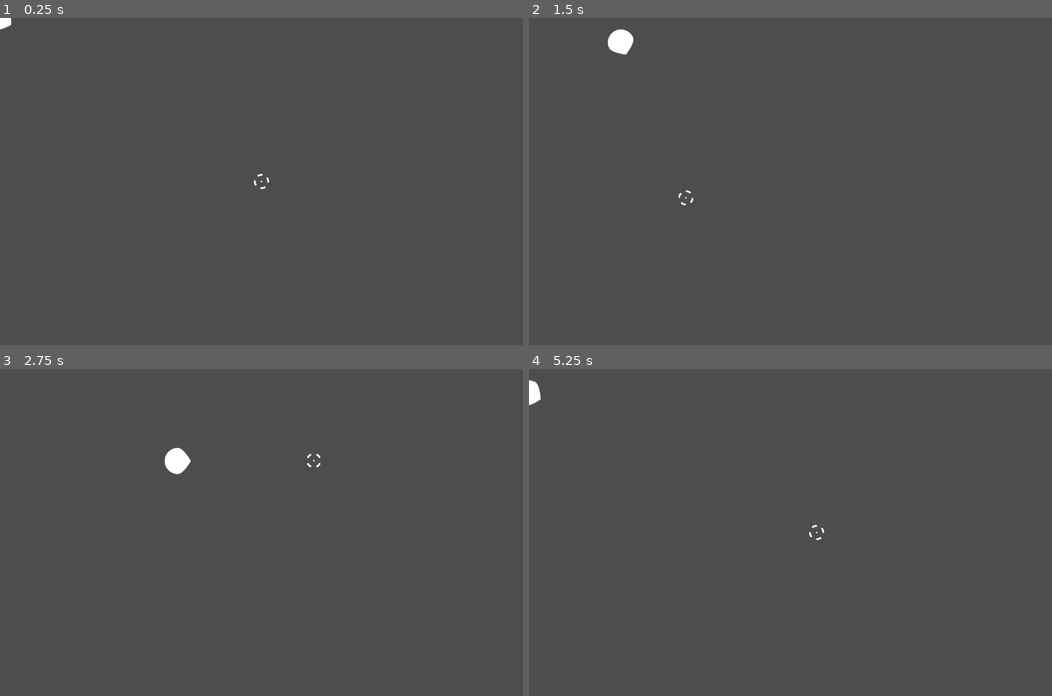
Above: before the commit, frames 1-4 (two rows, left to right).
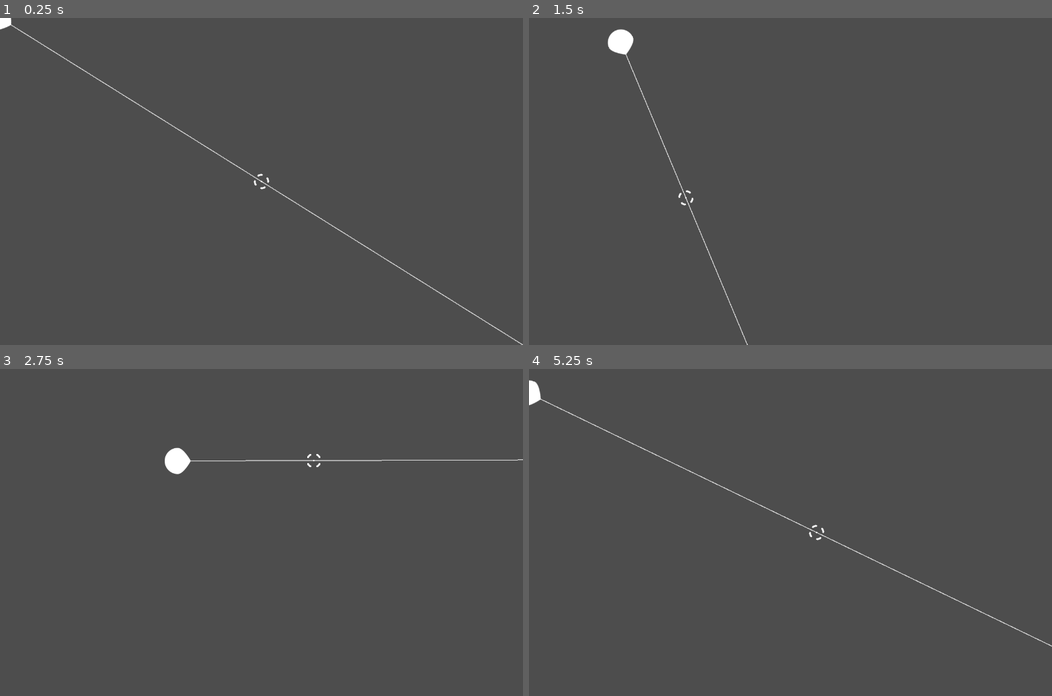
Above: after the commit, the same moments.

Repository: uvmain/zapfour
Game: Godot game, scene res://main/main.tscn
Two runs of this game, one before a commit and one after it. Both use one fixed random seed, a clock stepped at 60 frames per second and the inputs below.
Inputs (mouse positions are in pixels of both pictures, inside the frame that each line leads up to):
- Up to frame 1 (0.25 s): no input
- Up to frame 2 (1.5 s): tap Enter at 0.5 s; move the mouse to (905, 165) at 0.52 s; hold D (player_right) 0.53-1.28 s; move the mouse to (685, 197) at 1.27 s; hold S (player_down) from 1.28 s (still down)
- Up to frame 3 (2.75 s): move the mouse to (313, 460) at 2.02 s; release S (player_down) at 2.03 s; hold D (player_right) from 2.03 s (still down)
- Up to frame 4 (5.25 s): move the mouse to (764, 597) at 2.77 s; release D (player_right) at 2.78 s; hold W (player_up) 2.78-3.53 s; move the mouse to (947, 581) at 3.52 s; hold A (player_left) 3.53-5.03 s; move the mouse to (633, 483) at 4.27 s; move the mouse to (816, 532) at 5.02 s; hold S (player_down) from 5.03 s (still down)

The runs differ from the first frame. In frame 1, 0.4% of the frame differs, in the area x 2-100%, y 2-100%; in frame 2, 0.2%; in frame 3, 0.2%; in frame 4, 0.4%.

Commit message:
add reticle

Diff:
--- a/player/player.gd
+++ b/player/player.gd
@@ -1,11 +1,9 @@
 extends CharacterBody2D
 
-
-@export_range(1, 1000, 1, "or_greater")
-var speed = 300.0
+@export_range(1, 1000, 1, "or_greater") var speed = 300.0
 
 @onready var reticle = $Reticle
-
+@onready var reticle_line = $ReticleLine
 
 func _physics_process(delta):
 	look_at_mouse()
@@ -24,3 +22,8 @@
 
 func move_reticle():
 	reticle.position = get_local_mouse_position()
+	var viewport_rect = get_viewport_rect().size
+	reticle_line.set_points([
+		Vector2.ZERO,
+		Vector2.ZERO.direction_to($Reticle.position) * (viewport_rect.x + viewport_rect.y)
+	])
--- a/player/player.tscn
+++ b/player/player.tscn
@@ -20,3 +20,8 @@
 
 [node name="Reticle" type="Sprite2D" parent="."]
 texture = ExtResource("3_2k0cd")
+
+[node name="ReticleLine" type="Line2D" parent="."]
+points = PackedVector2Array(0, 0, 0, 0)
+width = 2.0
+default_color = Color(1, 1, 1, 0.760784)
